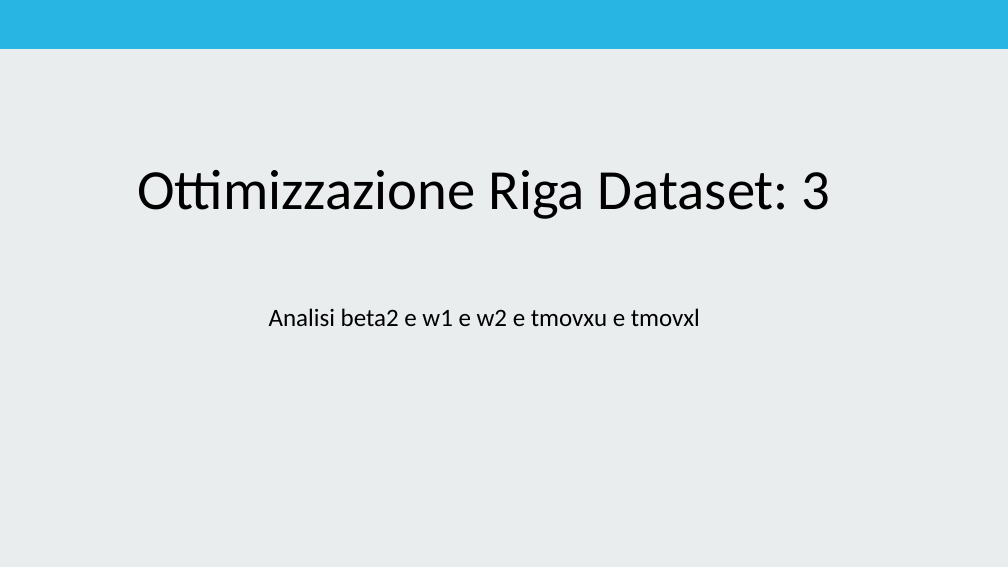
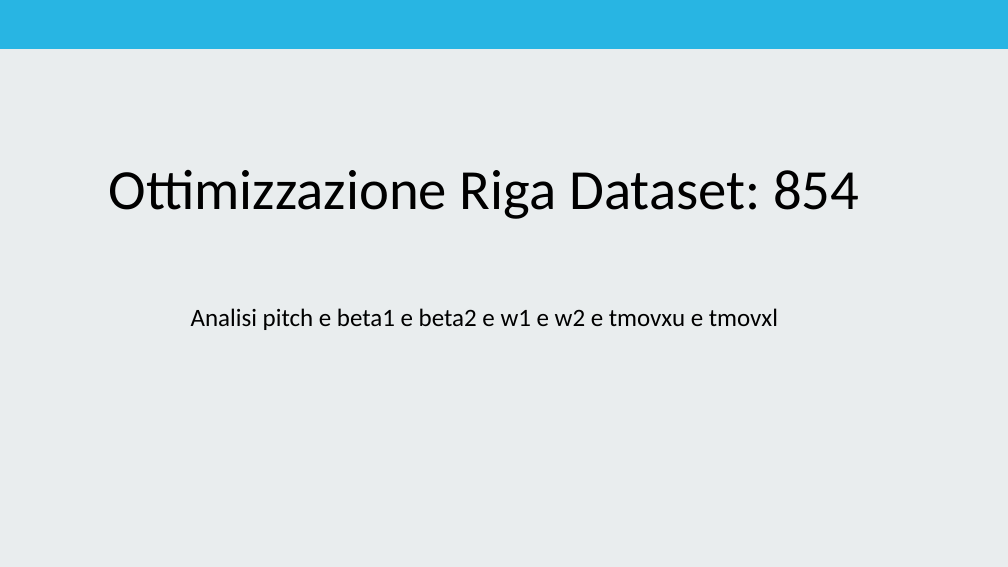
Before and after one commit to pecchiari1935822/Pecchiari_Reinforcement_Learning, a slide deck: slide 1 of Report_Simulazioni_PPO.pptx. Drawn at 1008x567 pixels with LibreOffice and Linux fonts; fonts in the diff are those of the drawing. Boxes give left, top, right and bottom in pixels: in the first picture for what was removed or moved away, otherwise in the second. Text is boxed around its words. In the diff, an @@ line names an element or a change of style, - is before the commit and + after.

```diff
--- a/Report_Simulazioni_PPO.pptx
+++ b/Report_Simulazioni_PPO.pptx
@@ title at (109,170,859,219): text changed @@
-Ottimizzazione Riga Dataset: 3
+Ottimizzazione Riga Dataset: 854
@@ subtitle at (191,308,778,330): text changed @@
-Analisi beta2 e w1 e w2 e tmovxu e tmovxl
+Analisi pitch e beta1 e beta2 e w1 e w2 e tmovxu e tmovxl
```
Also in this commit, not shown: 3 other slides changed, 11 other files.
